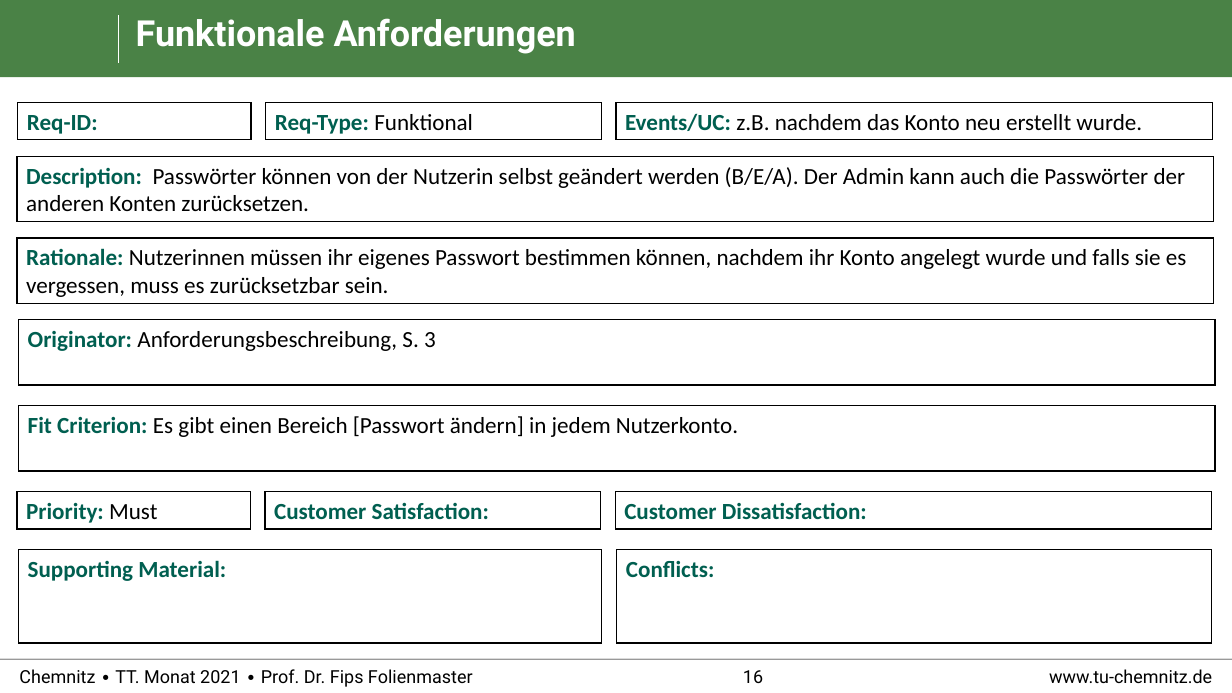
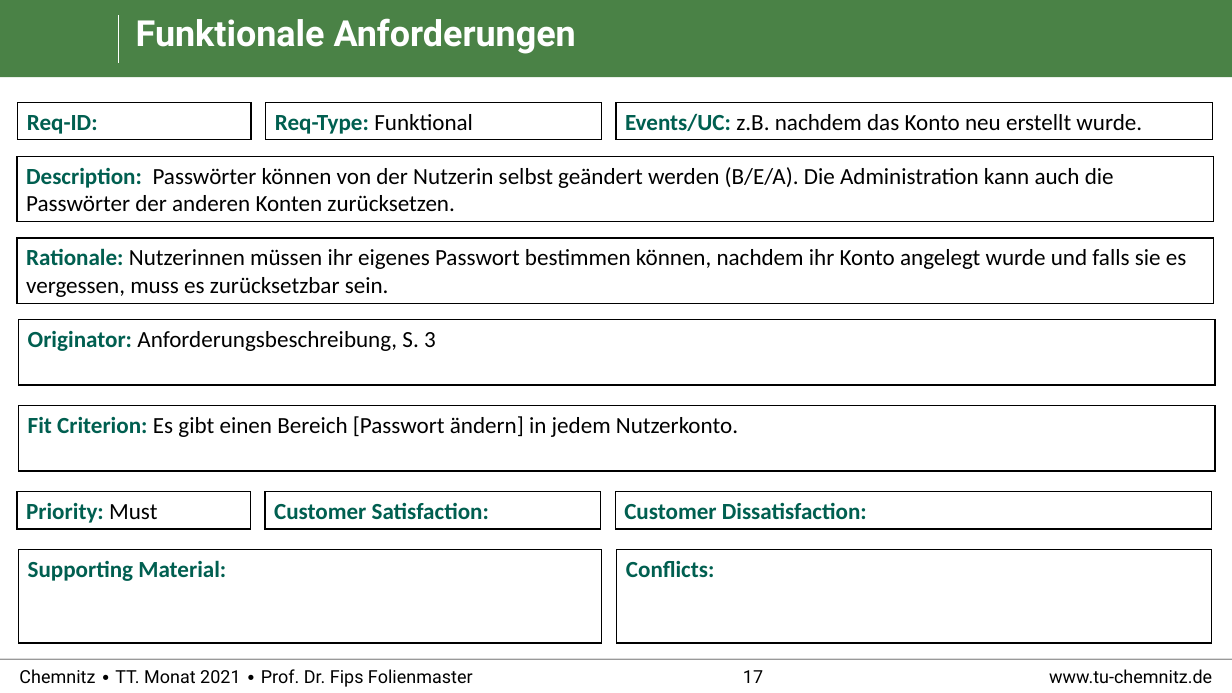
Before and after one commit to RealBiggerBo/Softwaretechnik, a slide deck: slide 17 of SnowCards_Requirements.pptx (slide 16 before the commit). Drawn at 1232x693 pixels with LibreOffice and Linux fonts; fonts in the diff are those of the drawing; background and template pictures are left out. Boxes give left, top, right and bottom in pixels: in the first picture for what was removed or moved away, otherwise in the second. Text is boxed around its words. In the diff, an @@ line names an element or a change of style, - is before the commit and + after.

```diff
--- a/SnowCards_Requirements.pptx
+++ b/SnowCards_Requirements.pptx
@@ text in rectangle at (26, 167, 1114, 211): text changed @@
-Description: Passwörter können von der Nutzerin selbst geändert werden (B/E/A). Der Admin kann auch die Passwörter der anderen Konten zurücksetzen.
+Description: Passwörter können von der Nutzerin selbst geändert werden (B/E/A). Die Administration kann auch die Passwörter der anderen Konten zurücksetzen.
@@ page number at (743, 670, 763, 683): text changed @@
-16
+17
```
Also in this commit, not shown: 7 other slides changed, 6 slides added.
